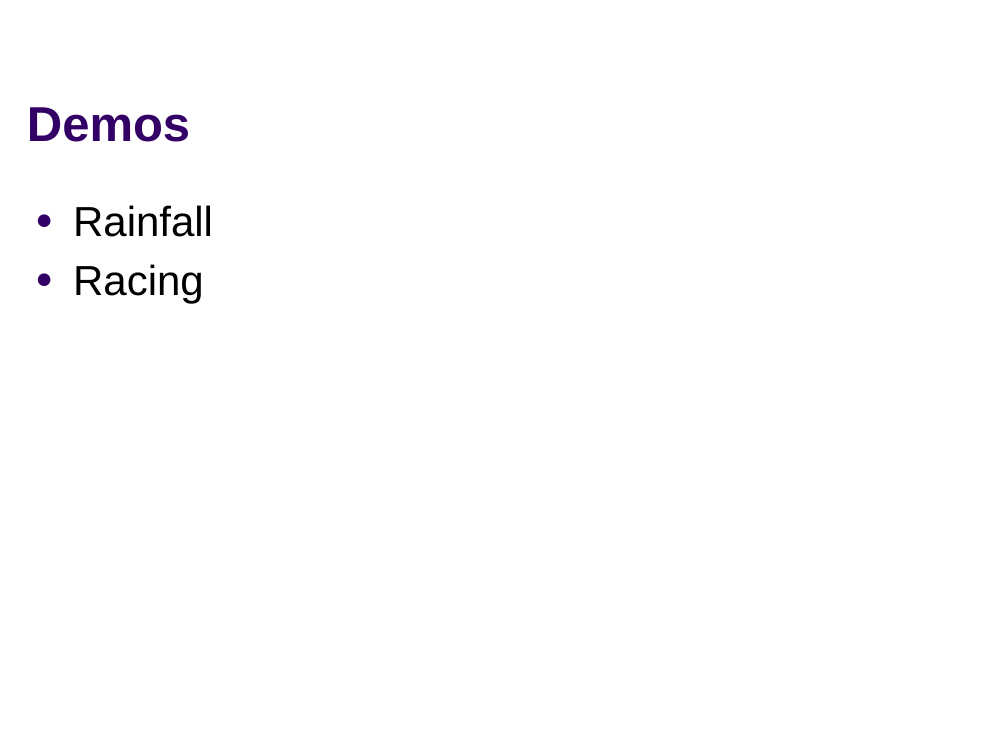
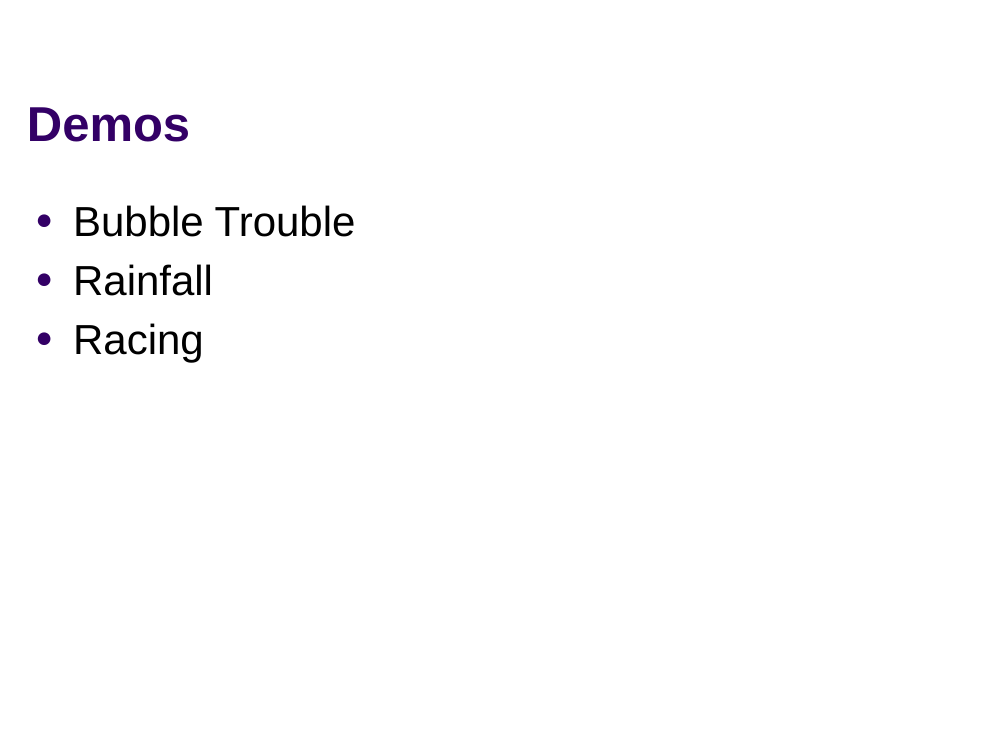
Before and after one commit to RHIT-CSSE/catapult, a slide deck: slide 11 of docs/Program/Session3/2019UpdatedPygame.pptx (slide 12 before the commit). Drawn at 1008x756 pixels with LibreOffice and Linux fonts; fonts in the diff are those of the drawing; background and template pictures are left out. Boxes give left, top, right and bottom in pixels: in the first picture for what was removed or moved away, otherwise in the second. Text is boxed around its words. In the diff, an @@ line names an element or a change of style, - is before the commit and + after.

```diff
--- a/docs/Program/Session3/2019UpdatedPygame.pptx
+++ b/docs/Program/Session3/2019UpdatedPygame.pptx
@@ text at (73, 205, 356, 237): paragraph added @@
+● Bubble Trouble
```
Also in this commit, not shown: 8 other slides changed, 1 slide removed, 5 other files.
